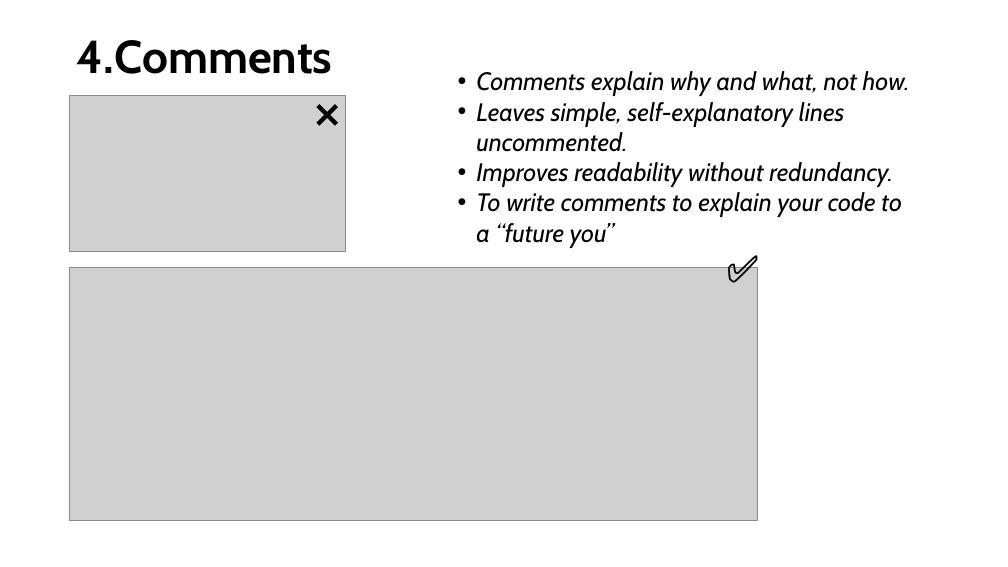
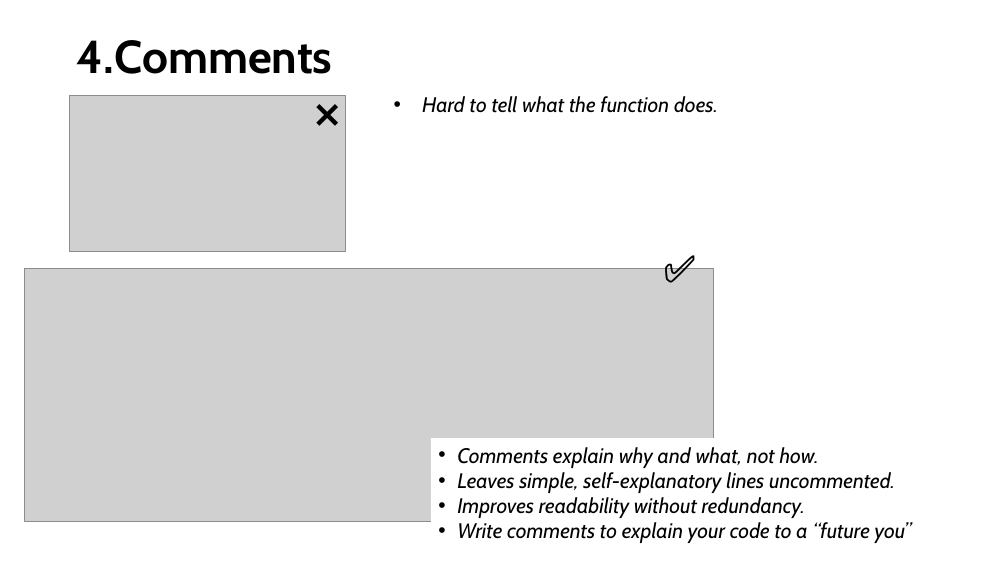
Before and after one commit to engmaths/SEMT10002_2025, a slide deck: slide 16 of Week_9_Consolidation_2_and_readability/Seminar_5_style/seminar_style.pptx. Drawn at 1008x567 pixels with LibreOffice and Linux fonts; fonts in the diff are those of the drawing; grey boxes stand for pictures. Boxes give left, top, right and bottom in pixels: in the first picture for what was removed or moved away, otherwise in the second. Text is boxed around its words. In the diff, an @@ line names an element or a change of style, - is before the commit and + after.

```diff
--- a/Week_9_Consolidation_2_and_readability/Seminar_5_style/seminar_style.pptx
+++ b/Week_9_Consolidation_2_and_readability/Seminar_5_style/seminar_style.pptx
@@ text added at bbox=[422, 96, 718, 113], 20 pt, text #000000, italic @@
+• Hard to tell what the function does.
@@ picture: place and size @@
-picture at bbox=[69, 268, 758, 521]
+picture at bbox=[25, 268, 714, 522]
@@ text "✅": place and size @@
-text "✅" at bbox=[719, 241, 796, 295]
+text "✅" at bbox=[656, 241, 732, 295]
@@ text "Comments explain why and what, ...": place and size @@
-text "Comments explain why and what, ..." at bbox=[476, 71, 910, 248]
+text "Comments explain why and what, ..." at bbox=[457, 447, 912, 543]
@@ text at bbox=[457, 447, 895, 518]: size 24 to 20 pt in "Comments explain why and what, not how.", "Leaves simple, self-explanatory lines uncommented.", "Improves readability without redundancy." @@
@@ text at bbox=[457, 522, 912, 543]: text changed; size 24 to 20 pt @@
-• To write comments to explain your code to a “future you”
+• Write comments to explain your code to a “future you”
```
Also in this commit, not shown: 3 other slides changed.
